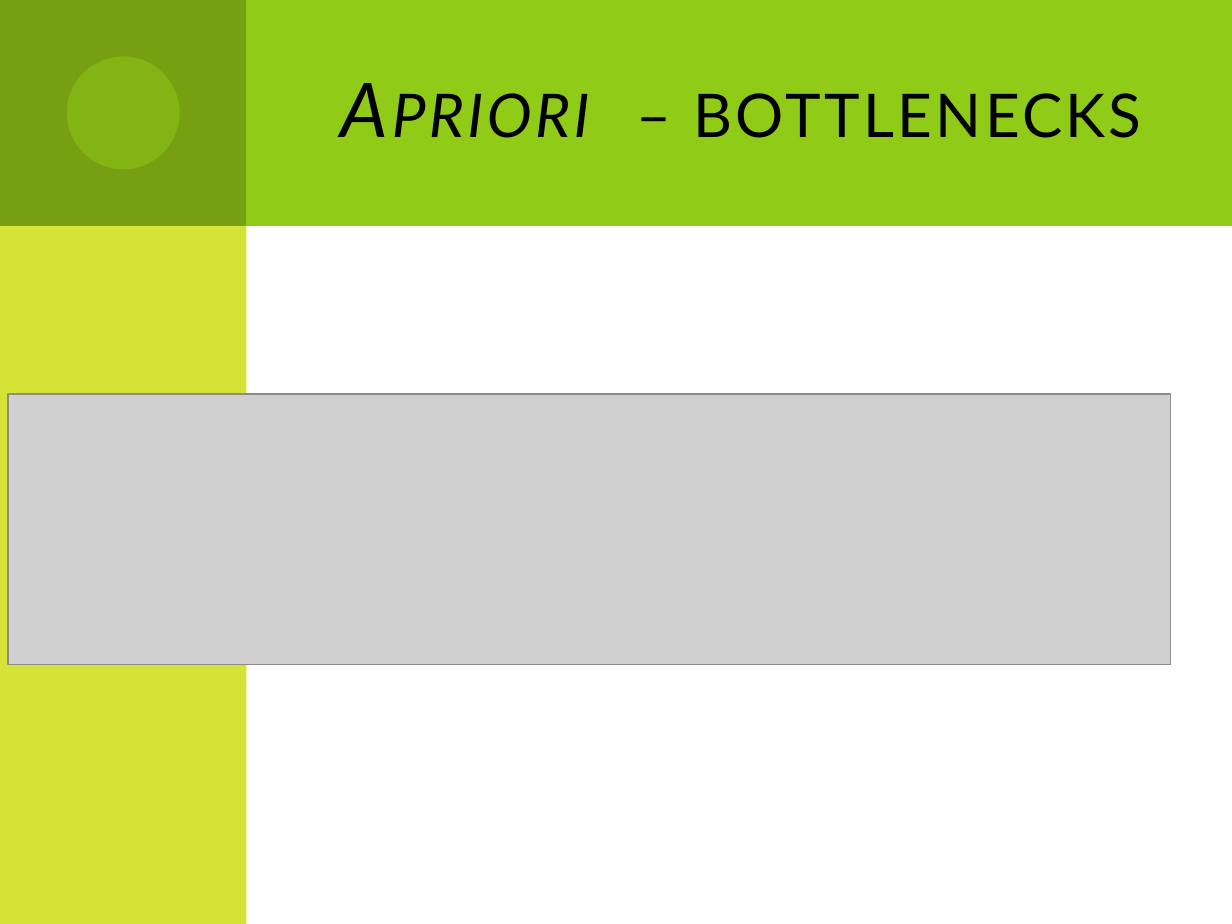
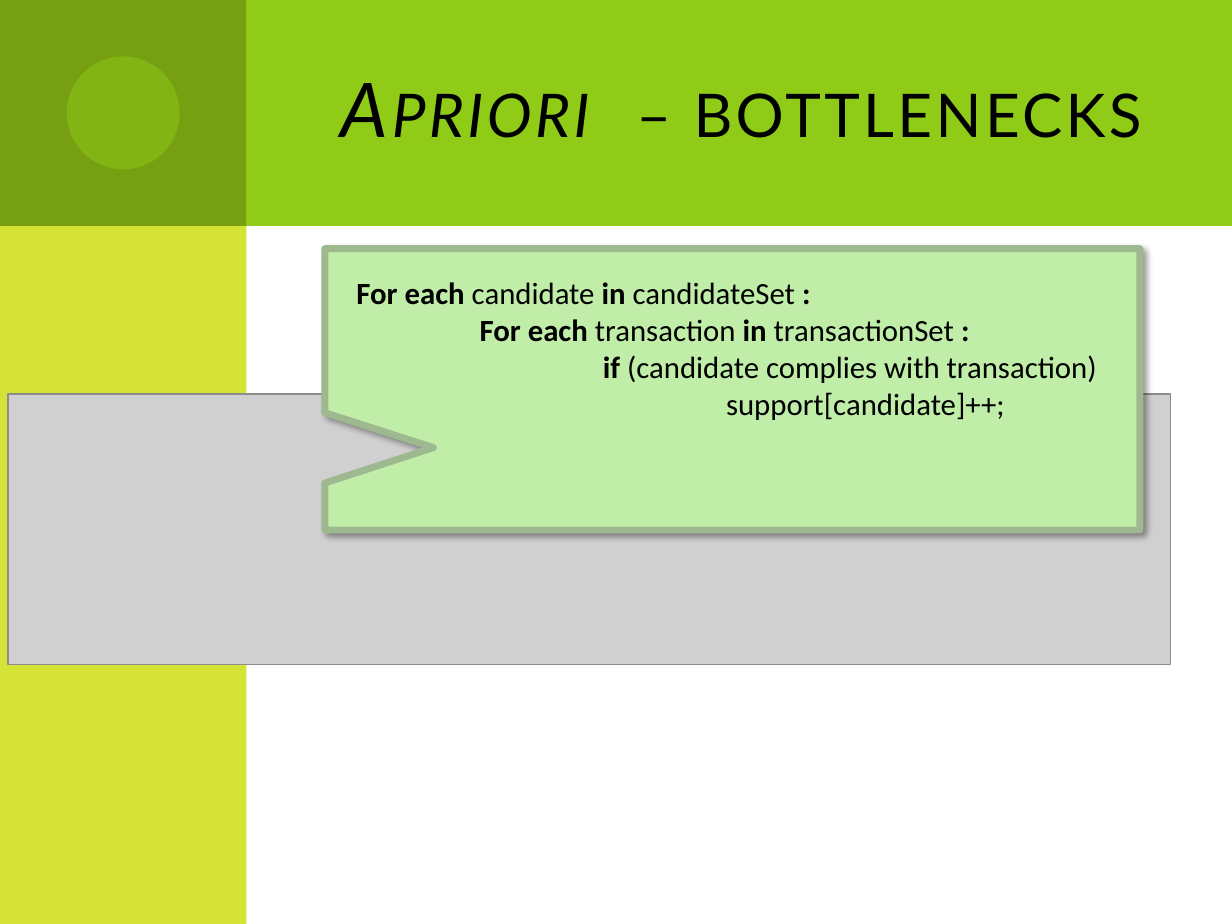
Before and after one commit to Dzess/DMARF, a slide deck: slide 13 of presentation/GPGPU_in_data_minig.pptx. Drawn at 1232x924 pixels with LibreOffice and Linux fonts; fonts in the diff are those of the drawing; grey boxes stand for pictures. Boxes give left, top, right and bottom in pixels: in the first picture for what was removed or moved away, otherwise in the second. Text is boxed around its words. In the diff, an @@ line names an element or a change of style, - is before the commit and + after.

```diff
--- a/presentation/GPGPU_in_data_minig.pptx
+++ b/presentation/GPGPU_in_data_minig.pptx
@@ speech box added at [325, 249, 1140, 530], fill #C0EDA8, outline #9EB991 4 pt @@
@@ text added at [356, 282, 1097, 420], 18 pt, text #000000 @@
+For each candidate in candidateSet :
+For each transaction in transactionSet :
+if (candidate complies with transaction)
+support[candidate]++;
```
Also in this commit, not shown: 1 other slide changed.
